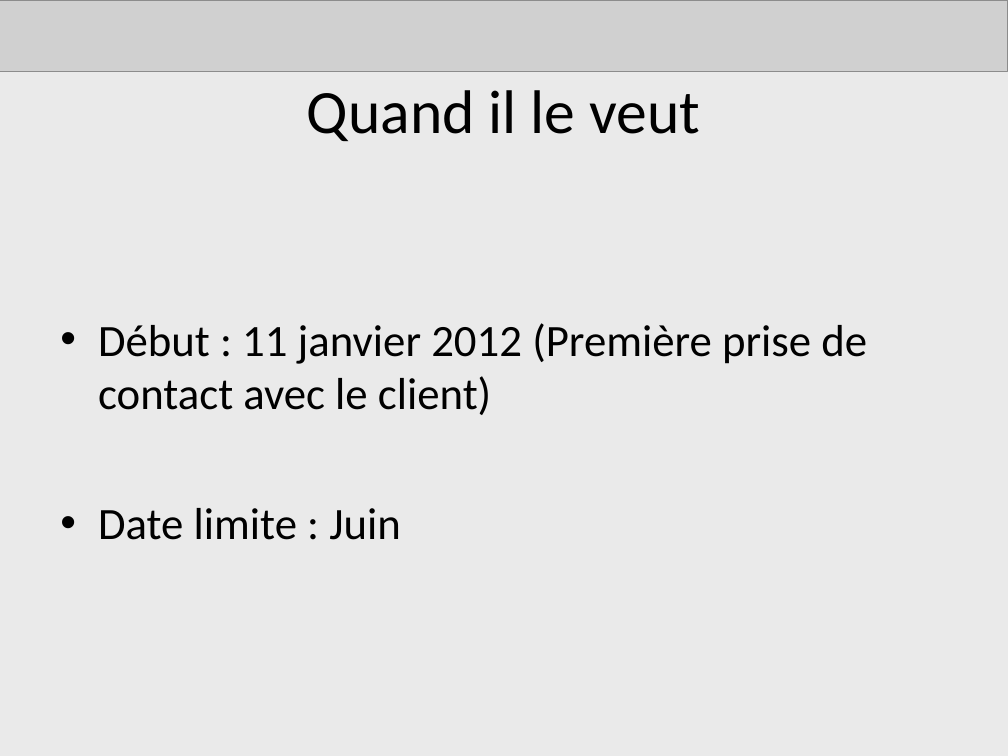
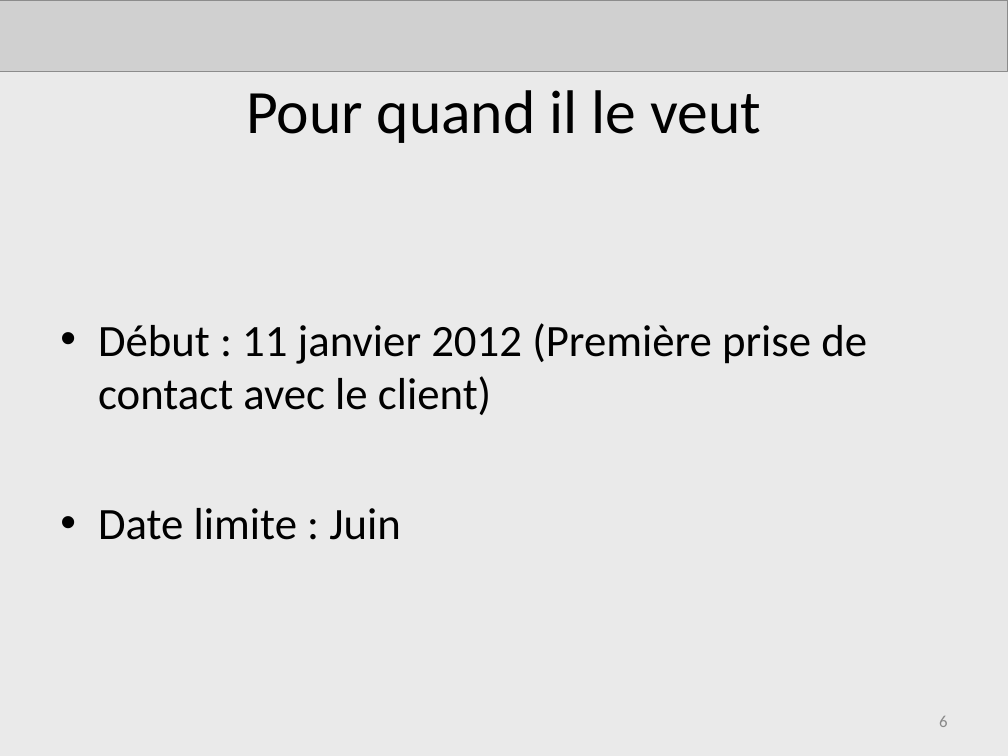
Before and after one commit to AdrienLombard/SimplePass, a slide deck: slide 6 of source/Projet Courchevel - Bilan intermédiaire - Copie.ppt. Drawn at 1008x756 pixels with LibreOffice and Linux fonts; fonts in the diff are those of the drawing; grey boxes stand for pictures. Boxes give left, top, right and bottom in pixels: in the first picture for what was removed or moved away, otherwise in the second. Text is boxed around its words. In the diff, an @@ line names an element or a change of style, - is before the commit and + after.

```diff
--- a/source/Projet Courchevel - Bilan intermédiaire - Copie.ppt
+++ b/source/Projet Courchevel - Bilan intermédiaire - Copie.ppt
@@ title at box(246, 90, 761, 143): text changed @@
-Quand il le veut
+Pour quand il le veut
@@ page number added at box(939, 716, 947, 727), 12 pt, text #898989 @@
+6
```
Also in this commit, not shown: 9 other slides changed, 3 slides added, 1 other file.
